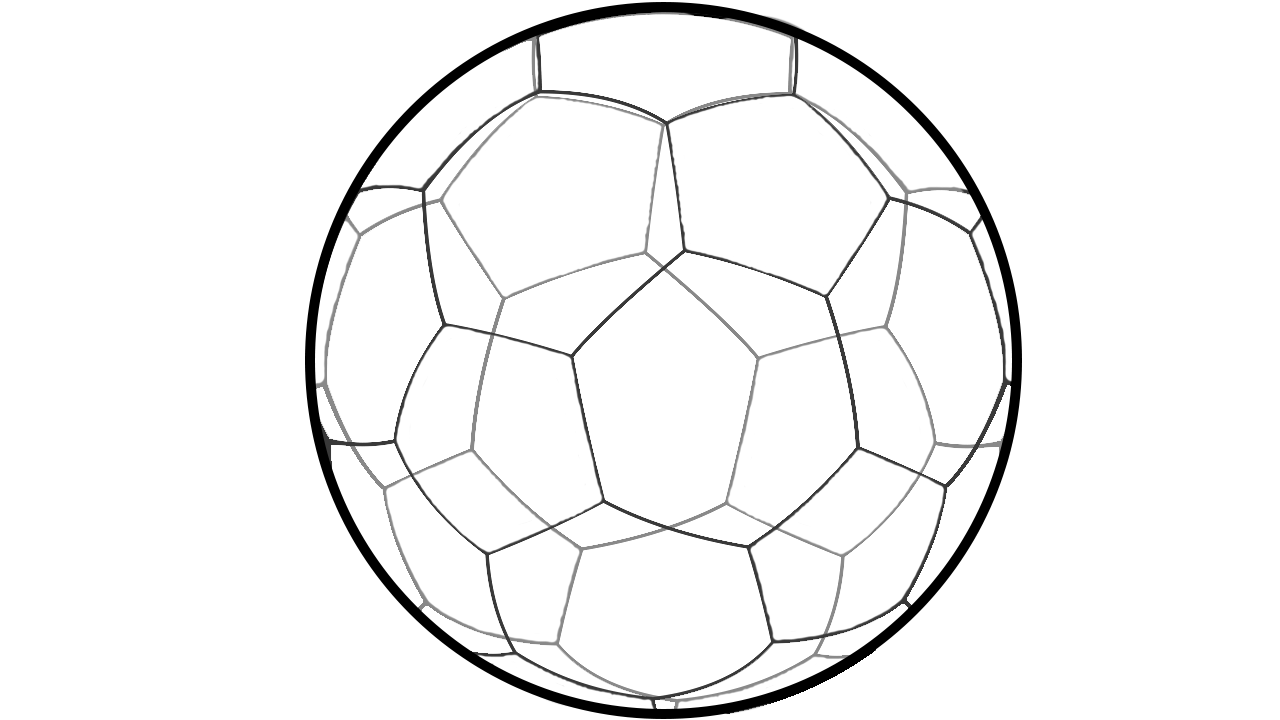
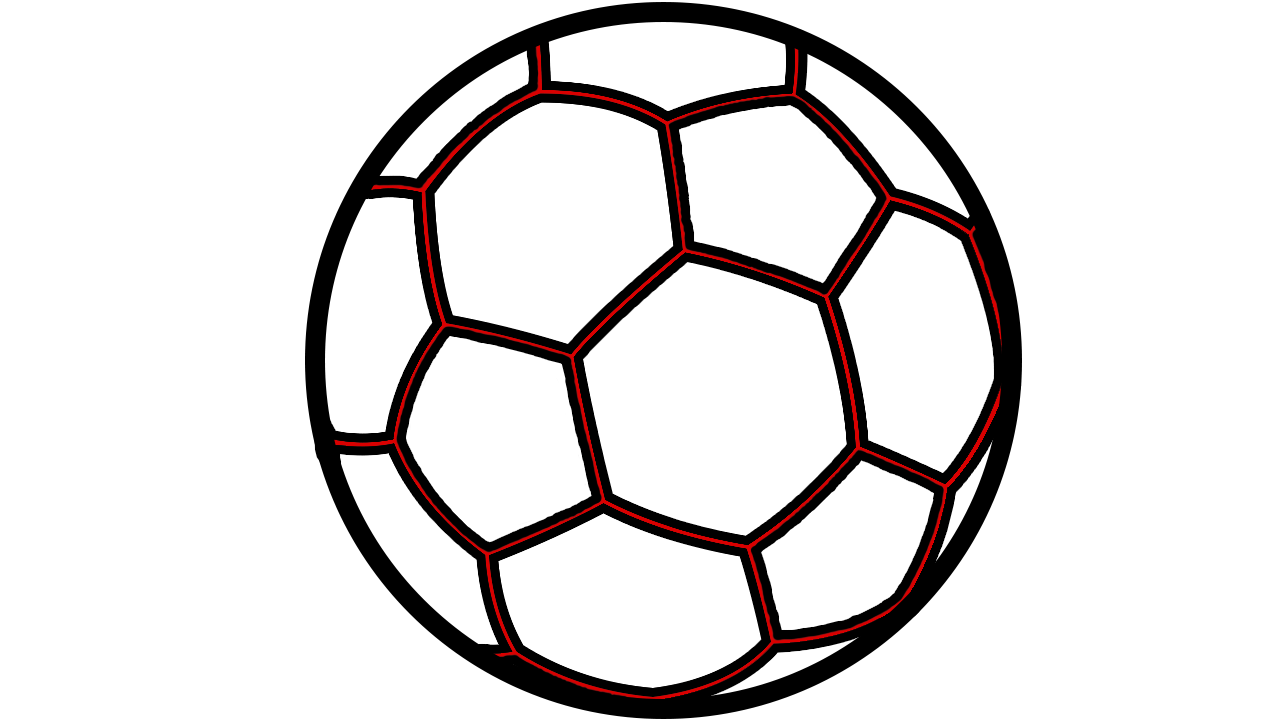
Layers edited between the first and the second 1280 × 720 image:
painted on "Ellipse 1 copy" over left=315, top=12, right=1012, bottom=709
added layer "2000px-Soccer_ball copy 3" above "2000px-Soccer_ball" over left=321, top=35, right=1013, bottom=708
hid "2000px-Soccer_ball copy" over left=314, top=12, right=1014, bottom=715
